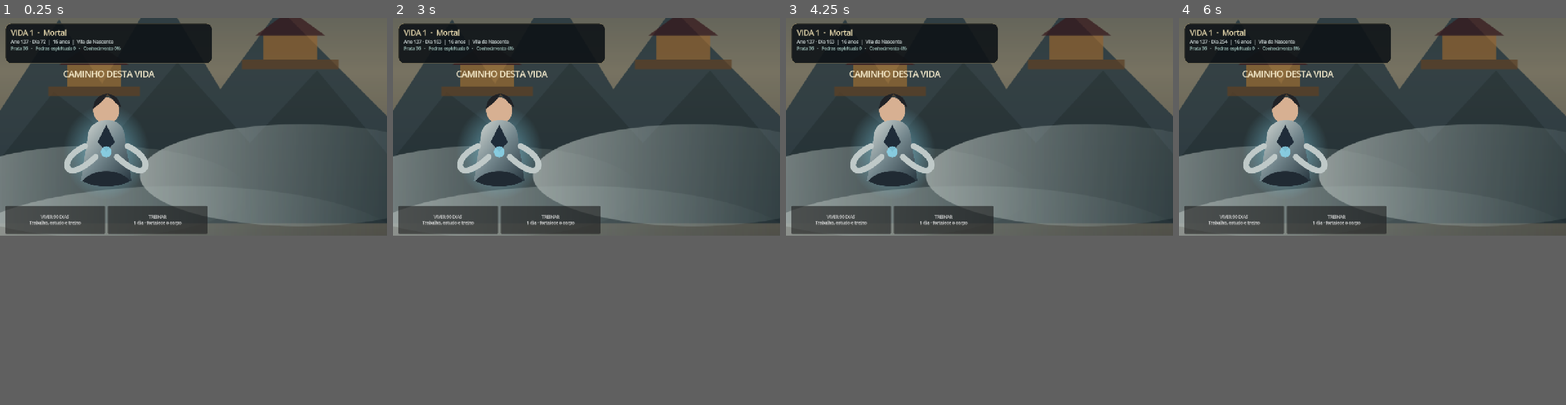
Above: before the commit, frames 1-4 (left to right).
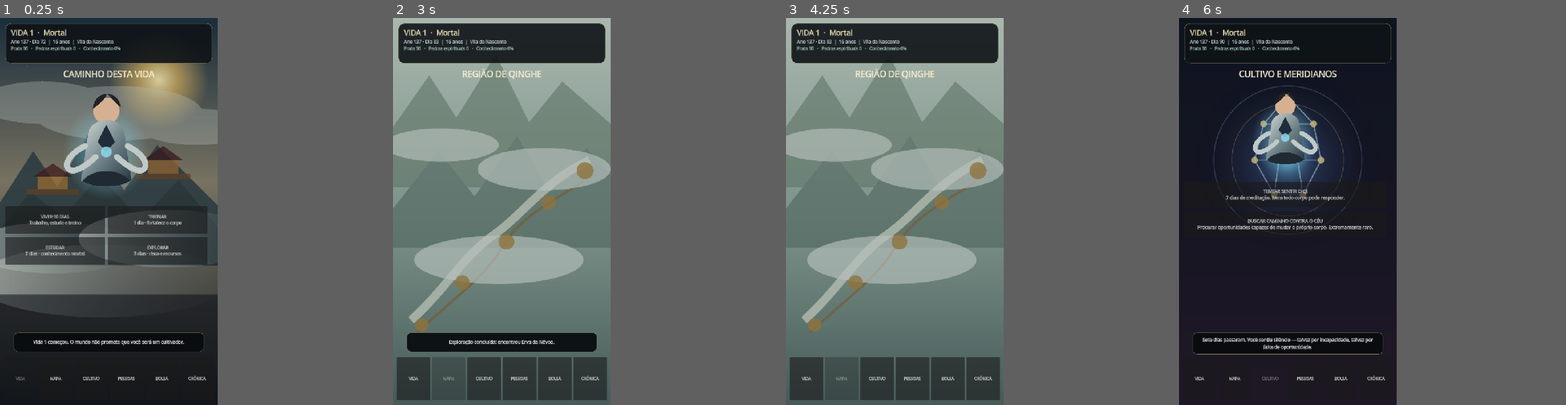
Above: after the commit, the same moments.

Repository: kanintsu/Nove-ceus
Game: Godot game, scene res://main.tscn
The game is run twice, just before and just after one commit, with the same random seed, the same clock (stepped at 60 frames per second) and the same inputs.
Inputs (mouse positions are in pixels of both pictures, inside the frame that each line leads up to):
- Up to frame 1 (0.25 s): no input
- Up to frame 2 (3 s): click "TREINAR 1 dia · fortalece o c…" at 0.5 s; click (489, 149) at 1.25 s, where only the run after the commit has a clickable "ESTUDAR 7 dias · conhecimento…"; click (671, 149) at 2 s, where only the run after the commit has a clickable "EXPLORAR 3 dias · risco e rec…"; click (493, 219) at 2.75 s, where only the run after the commit has a clickable "MAPA"
- Up to frame 3 (4.25 s): tap Enter at 3.5 s; move the mouse to (1064, 114) at 3.52 s; hold D from 3.53 s (still down); hold Shift from 3.53 s (still down); click (1064, 114) at 3.67 s; tap Space at 3.77 s
- Up to frame 4 (6 s): release D at 4.25 s; release Shift at 4.25 s; click (1213, 219) at 4.25 s, where only the run after the commit has a clickable "VIDA"; click (1341, 219) at 5 s, where only the run after the commit has a clickable "CULTIVO"; click (1368, 118) at 5.75 s, where only the run after the commit has a clickable "TENTAR SENTIR O QI 7 dias de …"
The window is 800x450 before the commit and 450x800 after it. Grey fills any space a smaller window leaves; there, only what the larger window draws over its background counts as a difference.

The runs differ from the first frame. In frame 1, 46% of the frame differs, in the area x 0-100%, y 0-94%; in frame 2, 58%, in the area x 0-100%, y 0-100%; in frame 3, 55%; in frame 4, 39%.

Commit message:
build: switch project to portrait 720x1280 mobile layout

Diff:
--- a/project.godot
+++ b/project.godot
@@ -1,5 +1,5 @@
 ; Engine configuration file.
-; NOVE CÉUS: CICLO DA ASCENSÃO — Vertical Slice V0.1
+; NOVE CÉUS: CICLO DA ASCENSÃO — Mobile Portrait V0.3
 config_version=5
 
 [application]
@@ -11,12 +11,12 @@
 boot_splash/show_image=false
 
 [display]
-window/size/viewport_width=1280
-window/size/viewport_height=720
-window/size/window_width_override=1280
-window/size/window_height_override=720
+window/size/viewport_width=720
+window/size/viewport_height=1280
+window/size/window_width_override=720
+window/size/window_height_override=1280
 window/stretch/mode="canvas_items"
-window/handheld/orientation=0
+window/handheld/orientation=1
 
 [rendering]
 renderer/rendering_method="gl_compatibility"
